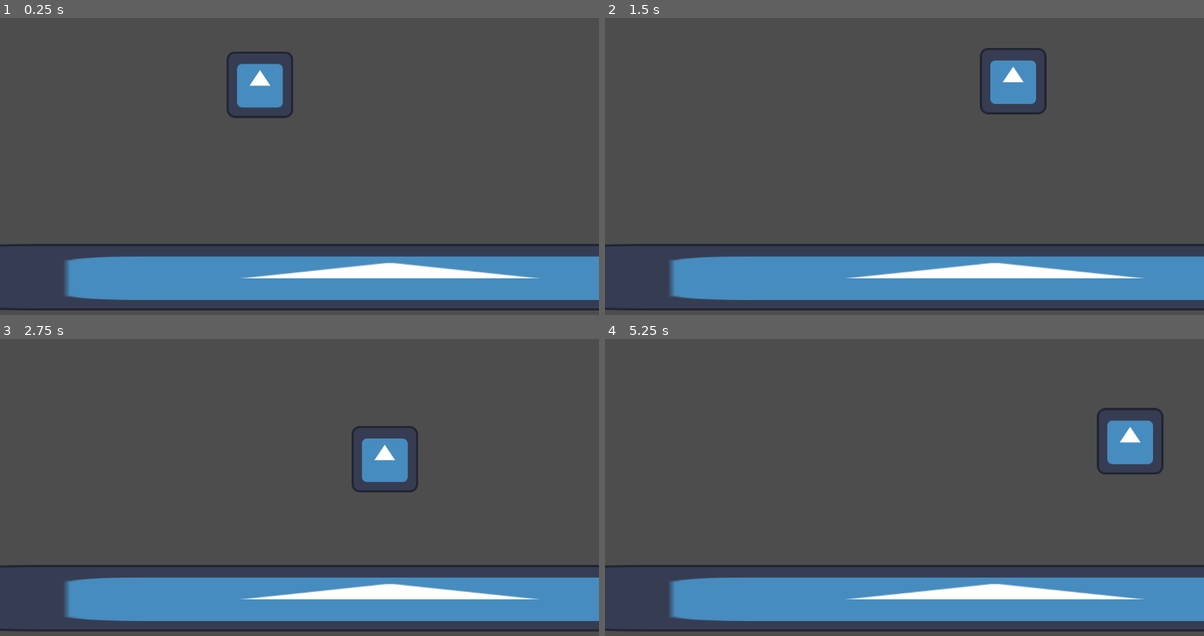
Above: before the commit, frames 1-4 (two rows, left to right).
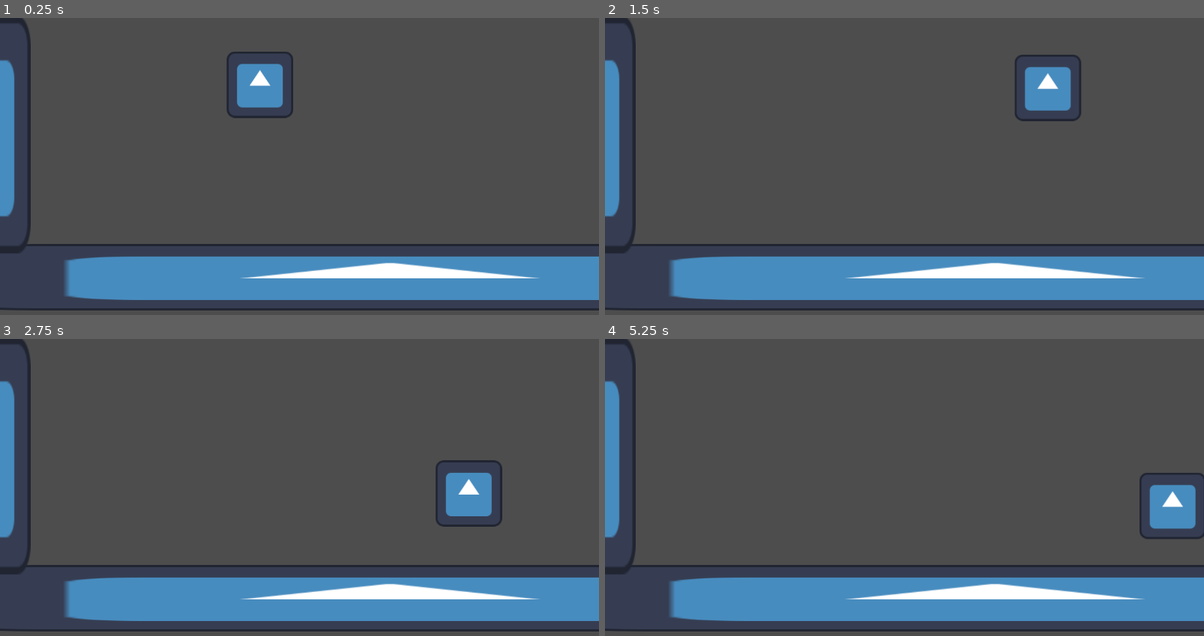
Above: after the commit, the same moments.

Repository: robotabc773/calm-before-the-storm
Game: Godot game, scene res://scenes/levels/testlvl.tscn
Two runs of this game, one before a commit and one after it. Both use one fixed random seed, a clock stepped at 60 frames per second and the inputs below. The engine's default icon, where the game draws it, is replaced by a stand-in: a white triangle on a blue panel in a dark square.
Inputs:
- Up to frame 1 (0.25 s): no input
- Up to frame 2 (1.5 s): tap Enter (ui_accept) at 0.5, 0.77 s; hold X (float) 0.53-1.28 s; hold Right (ui_right) from 0.53 s (still down); tap X (float) at 1.35 s
- Up to frame 3 (2.75 s): tap Enter (ui_accept) at 1.52 s; release Right (ui_right) at 2.03 s; hold Left (ui_left) from 2.03 s (still down); hold X (float) from 2.03 s (still down)
- Up to frame 4 (5.25 s): release Left (ui_left) at 2.78 s; release X (float) at 2.78 s; hold Right (ui_right) 2.78-4.28 s; tap X (float) at 2.85, 4.35 s; tap Enter (ui_accept) at 3.02, 3.77, 4.52 s; hold X (float) 3.53-4.28 s; hold Left (ui_left) 4.28-5.03 s; hold Right (ui_right) from 5.03 s (still down); hold X (float) from 5.03 s (still down)

The runs differ from the first frame. In frame 1, 1.9% of the frame differs, in the area x 0-6%, y 0-80%; in frame 2, 4.2%; in frame 3, 4.8%, in the area x 0-84%, y 0-80%; in frame 4, 4.7%.

Commit message:
multi directional forcefields

Diff:
--- a/scenes/levels/testlvl.tscn
+++ b/scenes/levels/testlvl.tscn
@@ -6,6 +6,9 @@
 [sub_resource type="RectangleShape2D" id="RectangleShape2D_b6gjd"]
 
 [sub_resource type="RectangleShape2D" id="RectangleShape2D_8a4k0"]
+
+[sub_resource type="RectangleShape2D" id="RectangleShape2D_yy4eq"]
+size = Vector2(199, 457)
 
 [node name="Node2D" type="Node2D"]
 
@@ -31,3 +34,15 @@
 
 [node name="Sprite2D" type="Sprite2D" parent="StaticBody2D"]
 texture = ExtResource("2_wbtc6")
+
+[node name="StaticBody2D2" type="StaticBody2D" parent="."]
+position = Vector2(48, 191)
+
+[node name="CollisionShape2D" type="CollisionShape2D" parent="StaticBody2D2"]
+position = Vector2(-89.5, 32.5)
+shape = SubResource("RectangleShape2D_yy4eq")
+
+[node name="Sprite2D" type="Sprite2D" parent="StaticBody2D2"]
+position = Vector2(-90, 34)
+scale = Vector2(1.57813, 3.57813)
+texture = ExtResource("2_wbtc6")
--- a/scripts/player.gd
+++ b/scripts/player.gd
@@ -18,27 +18,56 @@
 	# As good practice, you should replace UI actions with custom gameplay actions.
 	var direction := Input.get_axis("ui_left", "ui_right")
 	if direction:
-		velocity.x = direction * SPEED
+		if(velocity.x * direction < SPEED + 50):
+			velocity.x += direction * 50
+	elif !is_on_floor():
+		velocity.x = move_toward(velocity.x, 0, 5)
 	else:
-		velocity.x = move_toward(velocity.x, 0, SPEED * 0.2)
+		velocity.x = move_toward(velocity.x, 0, SPEED * 0.1)
 
 
 	if Input.is_action_pressed("float"):
 		#print_debug("floating")
-		var space_state = get_world_2d().direct_space_state
-		var rayResult = space_state.intersect_ray(PhysicsRayQueryParameters2D.create(global_position, global_position + Vector2(0, 200)))
-		if(!rayResult.is_empty()):
+
+
+
+		#var rayResult = castRay(Vector2.from_angle(PI / 2) * 200)
+		#if(!rayResult.is_empty()):
 			#print_debug("ray pos: " + str(rayResult.position))
-			var distance = global_position - rayResult.position
-			var forcePower: float = distance.y / -200
-			forcePower = 1 - easeOutQuad(forcePower)
+			#var distance: Vector2 = global_position - rayResult.position
+			var distance: Vector2 = calculateForceVector(200)
+			#print_debug(distance / 200)
+			var forcePower: Vector2 = distance * -1
+			print_debug("force: " + str(forcePower))
+			forcePower *= (1 - easeOutQuad(forcePower.length()))
 			#print_debug(forcePower)
-			var vel = -200 * forcePower
-			print_debug(vel)
-			velocity.y += (-200 * forcePower)
+			var vel = -400 * forcePower
+			#print_debug(vel)
+			velocity += (vel)
 
 
 	move_and_slide()
 
+func calculateForceVector(distance: float) -> Vector2:
+	var vec := Vector2(0, 0)
+	var totalVecs := 0
+	for i in range(16):
+		var rayResult = castRay(Vector2.from_angle((PI / 8) * i) * distance)
+		if(!rayResult.is_empty()):
+			vec += ((global_position - rayResult.position) / 200)
+			totalVecs += 1
+	if(totalVecs == 0):
+		return vec
+	return (vec / totalVecs)
+
+
+
+func castRay(vec: Vector2) -> Dictionary:
+	var space_state = get_world_2d().direct_space_state
+	return space_state.intersect_ray(PhysicsRayQueryParameters2D.create(global_position, global_position + vec))
+
 func easeOutQuad(x: float) -> float:
 	return 1 - (1 - x) * (1 - x)
+
+#func easeOutQuad(x: Vector2) -> Vector2:
+	#return Vector2.ONE - (Vector2.ONE - x) * (Vector2.ONE - x)
Not shown: 1 places in scenes/levels/testlvl.tscn that only renumber resources
